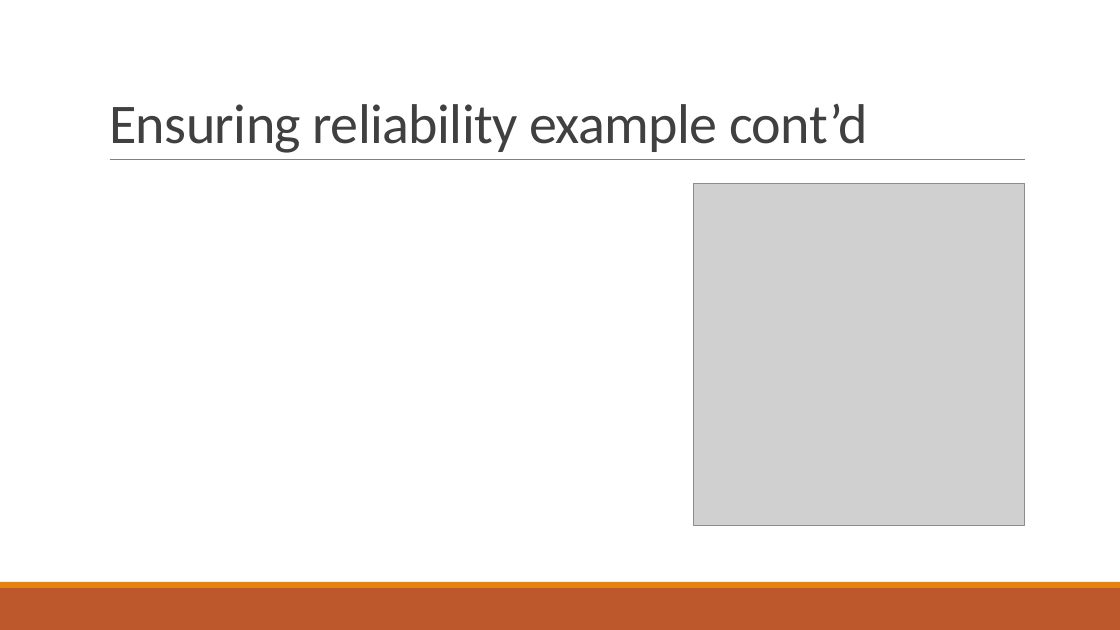
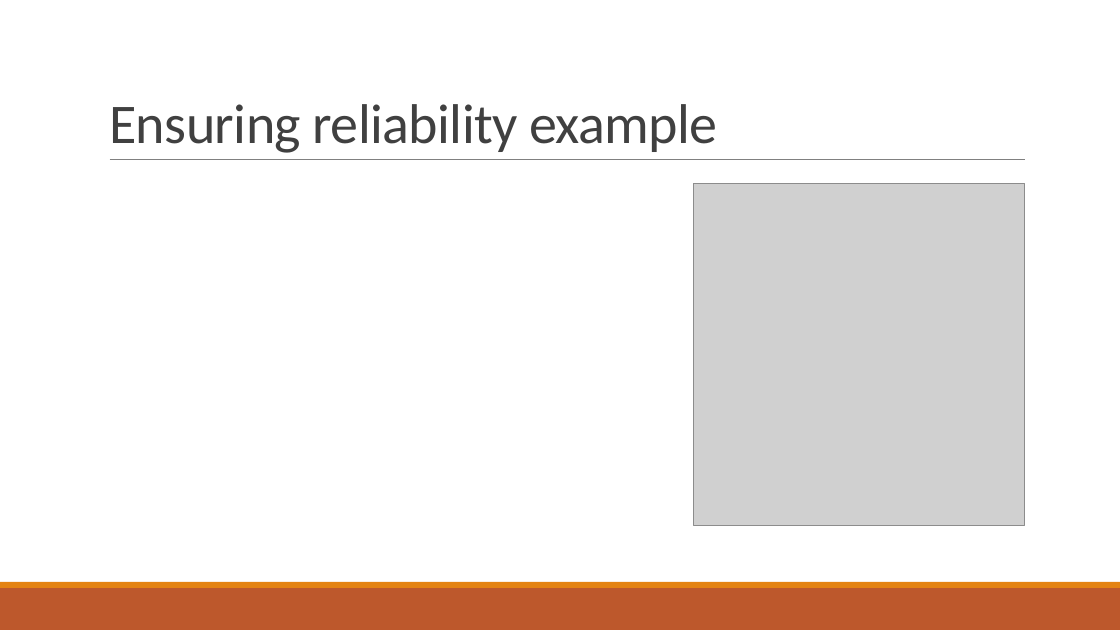
Before and after one commit to PStahl/master_thesis, a slide deck: slide 15 of presentation/presentation2.pptx (slide 17 before the commit). Drawn at 1120x630 pixels with LibreOffice and Linux fonts; fonts in the diff are those of the drawing; grey boxes stand for pictures. Boxes give left, top, right and bottom in pixels: in the first picture for what was removed or moved away, otherwise in the second. Text is boxed around its words. In the diff, an @@ line names an element or a change of style, - is before the commit and + after.

```diff
--- a/presentation/presentation2.pptx
+++ b/presentation/presentation2.pptx
@@ title at [109, 104, 717, 153]: text changed @@
-Ensuring reliability example cont’d
+Ensuring reliability example
```
Also in this commit, not shown: 3 other slides changed, 2 slides removed.
